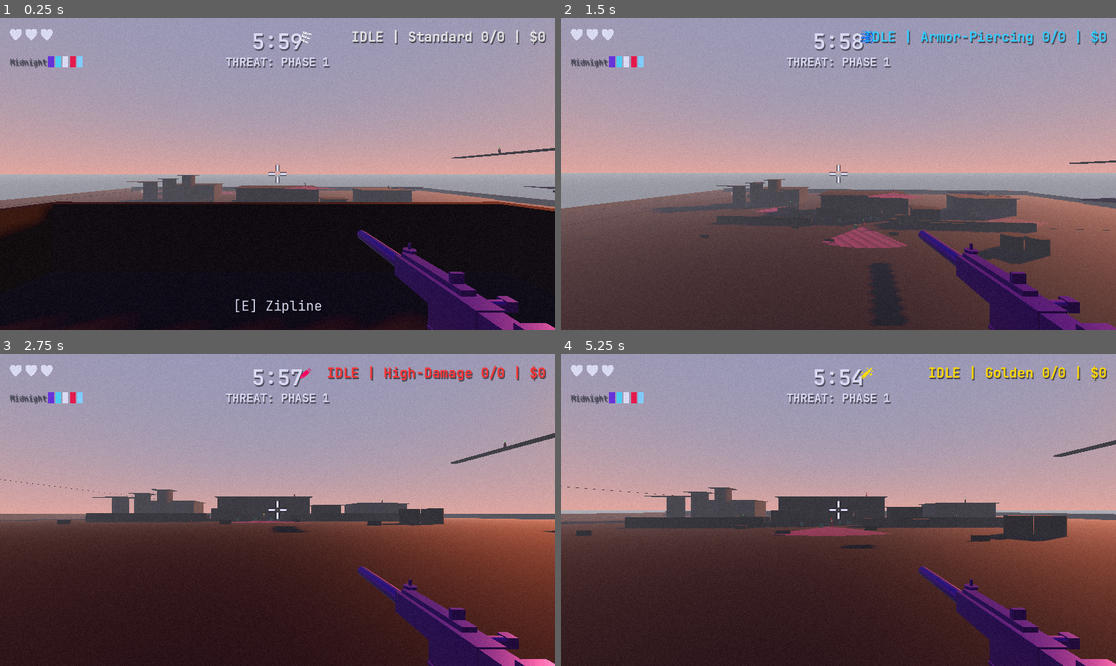
Above: before the commit, frames 1-4 (two rows, left to right).
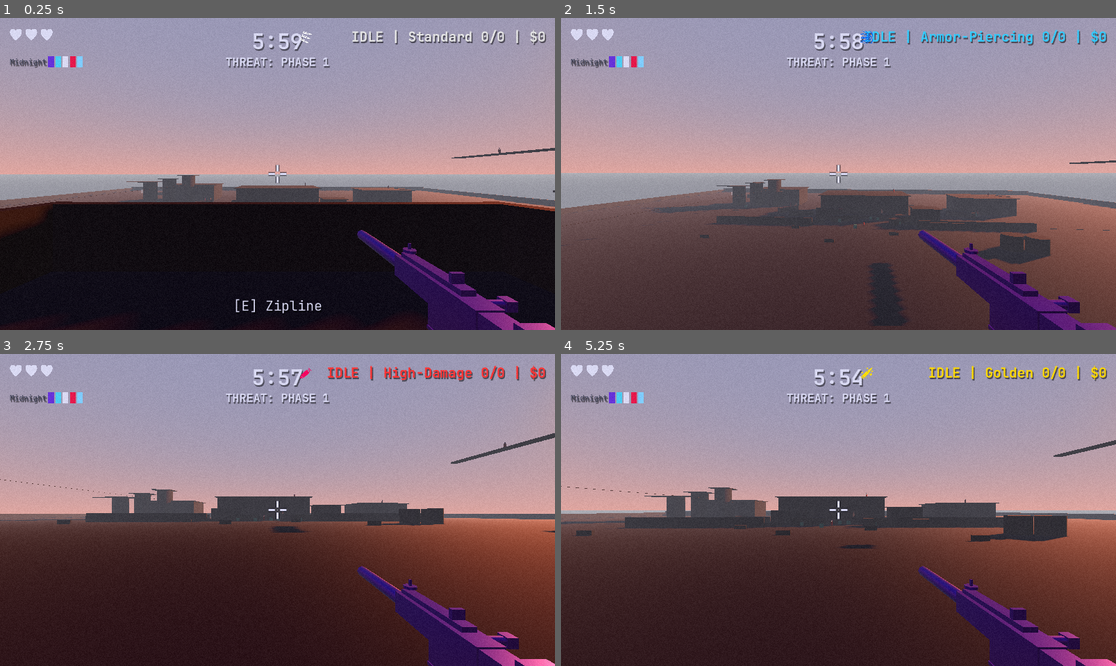
Above: after the commit, the same moments.

Repository: artemiiShabanov/UntitledSniperGame
Game: Godot game, scene res://scenes/levels/industrial_yard.tscn
The game is run twice, just before and just after one commit, with the same random seed, the same clock (stepped at 60 frames per second) and the same inputs. This scene is started directly instead of the project's main scene.
Inputs (mouse positions are in pixels of both pictures, inside the frame that each line leads up to):
- Up to frame 1 (0.25 s): no input
- Up to frame 2 (1.5 s): tap Enter (ui_accept) at 0.5 s; move the mouse to (866, 174) at 0.52 s; hold W (move_forward) from 0.53 s (still down); tap 1 (ammo_1) at 0.6 s; tap Space (jump) at 0.77 s; move the mouse to (810, 174) at 1.27 s; tap 2 (ammo_2) at 1.35 s
- Up to frame 3 (2.75 s): keep holding W (move_forward); tap Space (jump) at 1.52 s; move the mouse to (288, 503) at 2.02 s; tap 3 (ammo_3) at 2.1 s
- Up to frame 4 (5.25 s): keep holding W (move_forward); move the mouse to (832, 516) at 2.77 s; tap 4 (ammo_4) at 2.85 s; tap Space (jump) at 3.02, 3.77, 4.52 s; move the mouse to (877, 513) at 3.52 s; tap 5 (ammo_5) at 3.6 s; tap R (reload) at 4.15 s; move the mouse to (794, 506) at 4.27 s; tap Mouse wheel up (ammo_next) at 4.35 s; move the mouse to (844, 510) at 5.02 s; tap Mouse wheel down (ammo_prev) at 5.1 s

The runs differ from the first frame. In frame 1, less than 0.1% of the frame differs, in the area x 40-100%, y 41-57%; in frame 2, 0.8%, in the area x 35-100%, y 55-74%; in frame 3, less than 0.1%; in frame 4, 0.4%.

Commit message:
Fix enemy bugs and refactor destructibles for DRY/SOLID
Bug fixes: patrol_speed ordering in Marksman/Ghost, dead-enemy
filtering in BalloonSpawner, stunned check in Drone, duplicate
alert SFX in Spotter. Extract DestructibleMovingTarget base class
and ArrayUtils.shuffle to eliminate duplication. Disable debug
visuals by default, remove debug prints.

Co-Authored-By: Claude Opus 4.6 <noreply@anthropic.com>

Diff:
--- a/scripts/enemy/enemy_base.gd
+++ b/scripts/enemy/enemy_base.gd
@@ -17,7 +17,7 @@
 ## ── Exports: Debug ───────────────────────────────────────────────────────────
 
 @export_group("Debug")
-@export var show_debug: bool = true  ## Toggle FOV cone and state indicator
+@export var show_debug: bool = false  ## Toggle FOV cone and state indicator
 
 ## ── Exports: Detection ───────────────────────────────────────────────────────
 
--- a/scripts/enemy/enemy_drone.gd
+++ b/scripts/enemy/enemy_drone.gd
@@ -57,7 +57,7 @@
 
 
 func _physics_process(delta: float) -> void:
-	if is_dead or RunManager.game_state != RunManager.GameState.IN_RUN:
+	if is_dead or is_stunned or RunManager.game_state != RunManager.GameState.IN_RUN:
 		return
 
 	_maintain_altitude(delta)
--- a/scripts/enemy/enemy_ghost.gd
+++ b/scripts/enemy/enemy_ghost.gd
@@ -27,13 +27,13 @@
 	health = 80.0
 
 	initial_behavior = Behavior.SCANNING
-	patrol_speed = reposition_speed
 	scan_speed = 0.5
 	scan_angle = 70.0
 
 	# Reposition behavior
 	can_reposition = true
 	reposition_speed = 5.0
+	patrol_speed = reposition_speed
 	auto_reposition_interval = 20.0
 
 	credit_reward = 100
--- a/scripts/enemy/enemy_marksman.gd
+++ b/scripts/enemy/enemy_marksman.gd
@@ -21,13 +21,13 @@
 	health = 100.0
 
 	initial_behavior = Behavior.SCANNING
-	patrol_speed = reposition_speed
 	scan_speed = 0.3
 	scan_angle = 50.0
 
 	# Reposition behavior
 	can_reposition = true
 	reposition_speed = 4.0
+	patrol_speed = reposition_speed
 	auto_reposition_interval = 20.0
 
 	credit_reward = 75
--- a/scripts/enemy/enemy_spotter.gd
+++ b/scripts/enemy/enemy_spotter.gd
@@ -68,8 +68,6 @@
 		enemy_node.last_known_player_pos = last_known_player_pos
 		enemy_node._set_alert_state(AlertState.ALERT)
 
-	AudioManager.play_sfx(&"alert_spotted", global_position)
-
 
 ## Reset alert broadcast when returning to unaware
 func _update_alert_state(delta: float) -> void:
--- a/scripts/player/player.gd
+++ b/scripts/player/player.gd
@@ -426,7 +426,6 @@
 
 	var tier_name: String = ["BRONZE", "SILVER", "GOLD"][balloon.tier]
 	RunManager.announce_event("DEBUG: %s BALLOON" % tier_name)
-	print("Debug: spawned %s balloon at %s" % [tier_name, pos])
 
 
 func _debug_trigger_extraction_change() -> void:
@@ -434,7 +433,6 @@
 	if level is BaseLevel:
 		var event := ExtractionChangeEvent.new()
 		event.execute(level, {})
-		print("Debug: triggered extraction change event")
 
 
 ## ── Run callbacks ───────────────────────────────────────────────────────────
--- /dev/null
+++ b/scripts/utils/array_utils.gd
@@ -0,0 +1,10 @@
+class_name ArrayUtils
+extends RefCounted
+## Shared array utility functions.
+
+static func shuffle(arr: Array, rng: RandomNumberGenerator) -> void:
+	for i in range(arr.size() - 1, 0, -1):
+		var j := rng.randi_range(0, i)
+		var tmp = arr[j]
+		arr[j] = arr[i]
+		arr[i] = tmp
--- a/scripts/world/balloon_spawner.gd
+++ b/scripts/world/balloon_spawner.gd
@@ -84,12 +84,9 @@
 	var alive: Array[Node3D] = []
 	for enemy in enemies:
 		if is_instance_valid(enemy) and not enemy.is_queued_for_deletion():
-			if "is_dead" in enemy and not enemy.is_dead:
-				alive.append(enemy)
-			elif "health" in enemy and enemy.health > 0:
-				alive.append(enemy)
-			else:
-				alive.append(enemy)  # Fallback: assume alive if no health field
+			if "is_dead" in enemy and enemy.is_dead:
+				continue
+			alive.append(enemy)
 
 	if alive.is_empty():
 		# Fallback to enemy spawn points
--- a/scripts/world/base_level.gd
+++ b/scripts/world/base_level.gd
@@ -127,11 +127,7 @@
 
 	# Shuffle and pick a subset
 	var shuffled := spawns.duplicate()
-	for i in range(shuffled.size() - 1, 0, -1):
-		var j := rng.randi_range(0, i)
-		var tmp: SpawnPoint = shuffled[j]
-		shuffled[j] = shuffled[i]
-		shuffled[i] = tmp
+	ArrayUtils.shuffle(shuffled, rng)
 
 	var count := rng.randi_range(level_data.enemy_count_range.x, level_data.enemy_count_range.y)
 	count = mini(count, shuffled.size())
@@ -267,11 +263,7 @@
 		return
 
 	# Shuffle zones
-	for i in range(zones.size() - 1, 0, -1):
-		var j := rng.randi_range(0, i)
-		var tmp: ExtractionZone = zones[j]
-		zones[j] = zones[i]
-		zones[i] = tmp
+	ArrayUtils.shuffle(zones, rng)
 
 	var keep_count := 1
 	if level_data:
--- /dev/null
+++ b/scripts/world/destructible_moving_target.gd
@@ -0,0 +1,37 @@
+class_name DestructibleMovingTarget
+extends CharacterBody3D
+## Base class for moving destructible targets (rat, bird, balloon).
+## Mirrors DestructibleTarget's destroy contract for CharacterBody3D types.
+
+signal target_destroyed(target: DestructibleMovingTarget)
+
+@export var credit_reward: int = 25
+@export var xp_reward: int = 10
+
+var is_destroyed: bool = false
+
+
+func _ready() -> void:
+	add_to_group("destructible")
+
+
+func on_bullet_hit(_bullet: Bullet, _collision: KinematicCollision3D) -> void:
+	if is_destroyed:
+		return
+	_destroy()
+
+
+func _destroy() -> void:
+	is_destroyed = true
+	velocity = Vector3.ZERO
+	target_destroyed.emit(self)
+	RunManager.record_target_destroyed(credit_reward, xp_reward)
+	AudioManager.play_sfx(&"target_destroyed", global_position)
+	set_deferred("collision_layer", 0)
+	set_deferred("collision_mask", 0)
+	_on_destroy()
+
+
+## Override in subclasses for custom destruction effects.
+func _on_destroy() -> void:
+	VFXFactory.spawn_death_effect(self, false)
--- a/scripts/world/destructible_spawner.gd
+++ b/scripts/world/destructible_spawner.gd
@@ -23,7 +23,7 @@
 		return
 
 	# Shuffle spawns
-	_shuffle_array(spawns)
+	ArrayUtils.shuffle(spawns, _rng)
 
 	count = mini(count, spawns.size())
 	for i in count:
@@ -98,11 +98,3 @@
 		result.append(pos)
 
 	return result
-
-
-func _shuffle_array(arr: Array) -> void:
-	for i in range(arr.size() - 1, 0, -1):
-		var j := _rng.randi_range(0, i)
-		var tmp = arr[j]
-		arr[j] = arr[i]
-		arr[i] = tmp
--- a/scripts/world/destructibles/destructible_balloon.gd
+++ b/scripts/world/destructibles/destructible_balloon.gd
@@ -1,22 +1,17 @@
 class_name DestructibleBalloon
-extends CharacterBody3D
+extends DestructibleMovingTarget
 ## Balloon — rising target that must be shot before it floats away.
 ## 3 tiers tied to threat phases, spawns near enemies mid-run.
 ## Pops (despawns with no reward) when it reaches max height.
 
-signal target_destroyed(target: DestructibleBalloon)
-
 enum Tier { BRONZE, SILVER, GOLD }
 
 @export var tier: Tier = Tier.BRONZE
-@export var credit_reward: int = 50
-@export var xp_reward: int = 20
 @export var rise_speed: float = 1.5  ## Meters per second
 @export var max_height: float = 40.0  ## Pops at this height above spawn
 @export var sway_amount: float = 0.3  ## Horizontal sway amplitude
 @export var sway_speed: float = 1.5
 
-var is_destroyed: bool = false
 var _spawn_y: float = 0.0
 var _mesh_node: Node3D
 var _time: float = 0.0
@@ -48,7 +43,7 @@
 
 
 func _ready() -> void:
-	add_to_group("destructible")
+	super._ready()
 	_spawn_y = global_position.y
 	_mesh_node = get_node_or_null("Mesh")
 	_apply_tier()
@@ -105,26 +100,6 @@
 	body.material_override = mat
 
 
-func on_bullet_hit(_bullet: Bullet, _collision: KinematicCollision3D) -> void:
-	if is_destroyed:
-		return
-	_destroy()
-
-
-func _destroy() -> void:
-	is_destroyed = true
-	velocity = Vector3.ZERO
-	target_destroyed.emit(self)
-
-	RunManager.record_target_destroyed(credit_reward, xp_reward)
-	AudioManager.play_sfx(&"target_destroyed", global_position)
-
-	set_deferred("collision_layer", 0)
-	set_deferred("collision_mask", 0)
-
-	VFXFactory.spawn_death_effect(self, false)
-
-
 func _pop() -> void:
 	## Balloon reached max height — despawn with no reward.
 	is_destroyed = true
--- a/scripts/world/destructibles/destructible_bird.gd
+++ b/scripts/world/destructibles/destructible_bird.gd
@@ -1,16 +1,12 @@
 class_name DestructibleBird
-extends CharacterBody3D
+extends DestructibleMovingTarget
 ## Bird — small flying target. Alternates between sitting, eating, and flying.
 ## Hard to hit in flight, easier when perched. High reward.
-
-signal target_destroyed(target: DestructibleBird)
 
 enum SkinType { BROWN, WHITE, BLACK }
 enum State { SITTING, EATING, TAKING_OFF, FLYING, LANDING }
 
 @export var skin: SkinType = SkinType.BROWN
-@export var credit_reward: int = 80
-@export var xp_reward: int = 30
 @export var fly_speed: float = 6.0
 @export var fly_height: float = 8.0
 @export var wander_radius: float = 20.0
@@ -22,7 +18,6 @@
 @export var fly_time_max: float = 8.0
 @export var turn_speed: float = 4.0
 
-var is_destroyed: bool = false
 var _state: State = State.SITTING
 var _state_timer: float = 0.0
 var _target_pos: Vector3 = Vector3.ZERO
@@ -39,7 +34,9 @@
 
 
 func _ready() -> void:
-	add_to_group("destructible")
+	super._ready()
+	credit_reward = 80
+	xp_reward = 30
 	_origin = global_position
 	_ground_y = global_position.y
 	_mesh_node = get_node_or_null("Mesh")
@@ -174,23 +171,3 @@
 	var mat := StandardMaterial3D.new()
 	mat.albedo_color = SKIN_COLORS.get(skin, Color(0.45, 0.3, 0.15))
 	body.material_override = mat
-
-
-func on_bullet_hit(_bullet: Bullet, _collision: KinematicCollision3D) -> void:
-	if is_destroyed:
-		return
-	_destroy()
-
-
-func _destroy() -> void:
-	is_destroyed = true
-	velocity = Vector3.ZERO
-	target_destroyed.emit(self)
-
-	RunManager.record_target_destroyed(credit_reward, xp_reward)
-	AudioManager.play_sfx(&"target_destroyed", global_position)
-
-	set_deferred("collision_layer", 0)
-	set_deferred("collision_mask", 0)
-
-	VFXFactory.spawn_death_effect(self, false)
--- a/scripts/world/destructibles/destructible_rat.gd
+++ b/scripts/world/destructibles/destructible_rat.gd
@@ -1,24 +1,19 @@
 class_name DestructibleRat
-extends CharacterBody3D
+extends DestructibleMovingTarget
 ## Rat — medium-sized moving target that scurries between cover points.
 ## Spawns randomly in marked level blocks. Alternates run/pause.
 
-signal target_destroyed(target: DestructibleRat)
-
 enum SkinType { BROWN, GREY, BLACK }
-enum State { IDLE, RUNNING, PAUSING }
+enum State { RUNNING, PAUSING }
 
 @export var skin: SkinType = SkinType.BROWN
-@export var credit_reward: int = 50
-@export var xp_reward: int = 20
 @export var run_speed: float = 4.0
 @export var pause_time_min: float = 1.5
 @export var pause_time_max: float = 4.0
 @export var wander_radius: float = 15.0  ## How far from spawn it can wander
 @export var turn_speed: float = 6.0
 
-var is_destroyed: bool = false
-var _state: State = State.IDLE
+var _state: State = State.PAUSING
 var _target_pos: Vector3 = Vector3.ZERO
 var _pause_timer: float = 0.0
 var _origin: Vector3 = Vector3.ZERO
@@ -33,7 +28,9 @@
 
 
 func _ready() -> void:
-	add_to_group("destructible")
+	super._ready()
+	credit_reward = 50
+	xp_reward = 20
 	_origin = global_position
 	_mesh_node = get_node_or_null("Mesh")
 	_apply_skin()
@@ -104,23 +101,3 @@
 	var mat := StandardMaterial3D.new()
 	mat.albedo_color = SKIN_COLORS.get(skin, Color(0.4, 0.28, 0.15))
 	body.material_override = mat
-
-
-func on_bullet_hit(_bullet: Bullet, _collision: KinematicCollision3D) -> void:
-	if is_destroyed:
-		return
-	_destroy()
-
-
-func _destroy() -> void:
-	is_destroyed = true
-	velocity = Vector3.ZERO
-	target_destroyed.emit(self)
-
-	RunManager.record_target_destroyed(credit_reward, xp_reward)
-	AudioManager.play_sfx(&"target_destroyed", global_position)
-
-	set_deferred("collision_layer", 0)
-	set_deferred("collision_mask", 0)
-
-	VFXFactory.spawn_death_effect(self, false)
